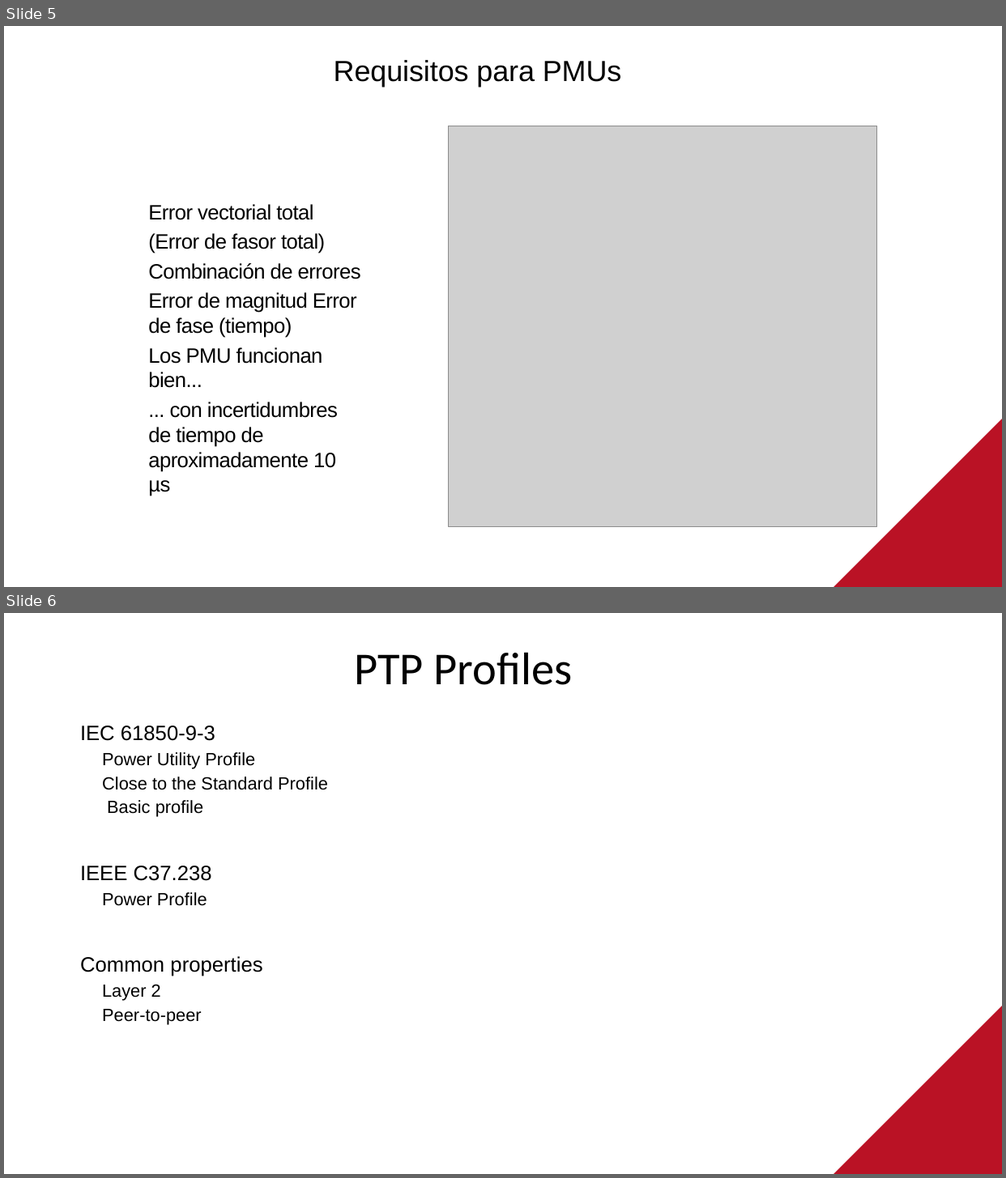
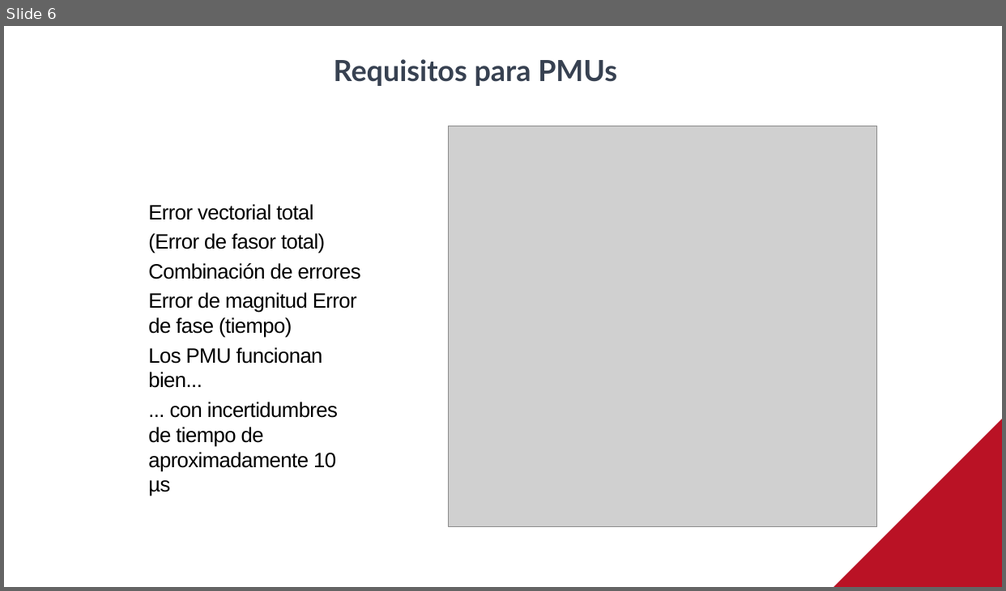
Before and after one commit to SiwaNetwork/QUANTUM, a slide deck: Time-Card/ДОКУМЕНТЫ/МАТЕРИАЛ СТАТЬИ/Применение в энергетике испанский.pptx. Shown one above the other, each under a label of ours: slides 5 and 6 before the commit, slide 6 after it. The pictures are 1006x1178 and 1006x591 pixels, drawn with LibreOffice and Linux fonts; fonts in the diff are those of the drawing; grey boxes stand for pictures. Boxes give left, top, right and bottom in pixels: in the first picture for what was removed or moved away, otherwise in the second. Text is boxed around its words. In the diff, an @@ line names an element or a change of style, - is before the commit and + after.

```diff
--- a/Time-Card/ДОКУМЕНТЫ/МАТЕРИАЛ СТАТЬИ/Применение в энергетике испанский.pptx
+++ b/Time-Card/ДОКУМЕНТЫ/МАТЕРИАЛ СТАТЬИ/Применение в энергетике испанский.pptx
@@ slide 6 removed at (4,613,1002,1174), background #FFFFFF @@
@@ title removed at (354,652,573,685) @@
-PTP Profiles
@@ text removed at (80,726,328,1025) @@
-IEC 61850-9-3
-Power Utility Profile
-Close to the Standard Profile Basic profile
-IEEE C37.238
-Power Profile
-Common properties
-Layer 2
-Peer-to-peer
@@ freeform shape removed at (833,1006,1002,1174) @@
@@ what was slide 5 is now slide 6 @@
@@ slide 6 changed as well @@
@@ title "Requisitos para PMUs" at (334,59,617,86): font Arial to Lato, text colour #000000 to #374151, letter spacing -0.1 to 0 pt, bold on @@
```
Also in this commit, not shown: 9 other slides changed, 3 slides added, 6 other slides removed.
